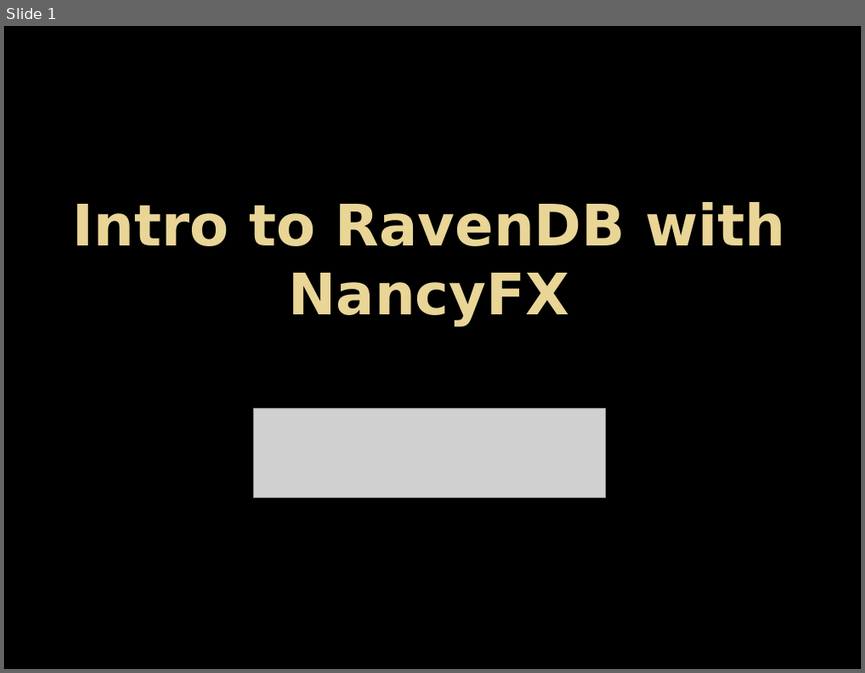
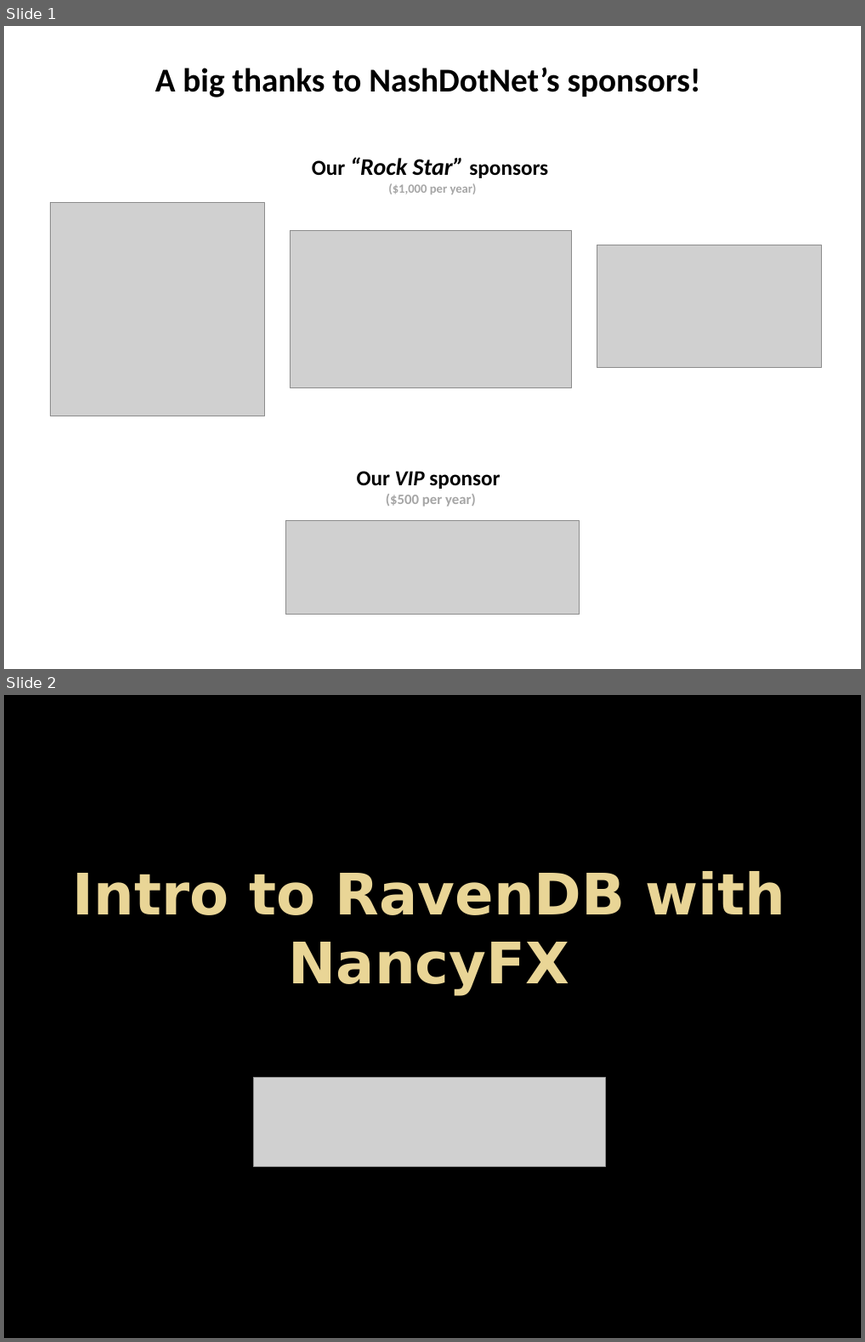
Before and after one commit to justinsoliz/ravendb_nancyfx_presentation, a slide deck: raven_nancy_slides.pptx. Shown one above the other, each under a label of ours: slide 1 before the commit, slides 1 and 2 after it. The pictures are 865x673 and 865x1342 pixels, drawn with LibreOffice and Linux fonts; fonts in the diff are those of the drawing; grey boxes stand for pictures; background and template pictures are left out. Boxes give left, top, right and bottom in pixels: in the first picture for what was removed or moved away, otherwise in the second. Text is boxed around its words. In the diff, an @@ line names an element or a change of style, - is before the commit and + after.

Commit message:
sponsor slide

```diff
--- a/raven_nancy_slides.pptx
+++ b/raven_nancy_slides.pptx
@@ slide 1 added at [4,26,861,669], background #FFFFFF @@
@@ text added at [155,67,701,97], 28 pt, text #000000, bold @@
+A big thanks to NashDotNet’s sponsors!
@@ text added at [312,157,548,194], 10.5 pt, text #000000, bold @@
+Our “Rock Star” sponsors
+($1,000 per year)
@@ picture added at [50,203,264,416] @@
@@ picture added at [290,231,571,387] @@
@@ picture added at [597,244,822,367] @@
@@ text added at [357,471,500,506], 18 pt, text #000000, bold @@
+Our VIP sponsor
+($500 per year)
@@ picture added at [286,521,579,613] @@
@@ what was slide 1 is now slide 2 @@
```
